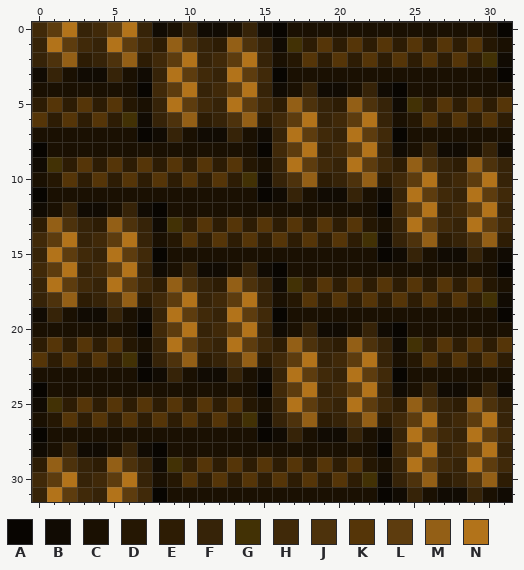
One commit to this pixel-art sprite: assets/underworldtiles/woodenPlank.png. The first picture shows the starting point.
The file is 32x32 pixels. Colours within 5 levels of each other are drawn and written as one.
Palette (. is transparent): A #080501  B #110b03  C #1a1002  D #251703  E #2d1c04  F #362308  G #423105  H #402909  J #4d320c  K #553508  L #5d3c0e  M #935f16  N #b2731a
Now the later version:
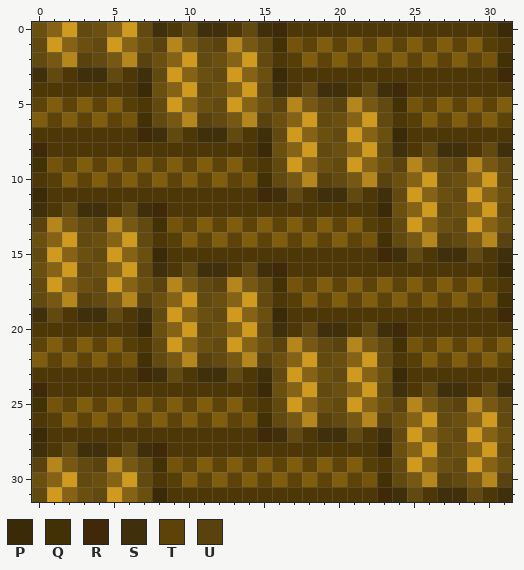
Colours new in this view: P #3a2a07  Q #423105  R #402909  S #402f0b  T #5d4308  U #5a420e
Difference:
colour C: #1a1002 -> #4d3706
colour D: #251703 -> #563e07
colour F: #362308 -> #62490f
colour G: #423105 -> #73540a
colour H: #402909 -> #6b4f0f
colour J: #4d320c -> #765812
colour K: #553508 -> #805d0c
colour L: #5d3c0e -> #856214
colour M: #935f16 -> #b5861b
colour N: #b2731a -> #d09a1e
Changed rows in their new state; - is a pixel that keeps its letter.
first column x 0:
 0 --------S--SS--SR--------------P
 1 --------U---U---Q-T-T-T-T-T-T---
 2 ---U---U-----------T-T-T-T-T-T-Q
 3 S--SS--S--------P--------------R
 4 -------P--------S--SS--SR-------
 5 T-T-T-----------U---U---Q-T-T-T-
 6 -T-T-T-Q---U---U-----------T-T-T
 7 -------RS--SS--S--------P-------
 8 R--------------P--------S--SS--S
 9 Q-T-T-T-T-T-T-----------U---U---
10 ---T-T-T-T-T-T-Q---U---U--------
11 P--------------RS--SS--S--------
12 S--SS--SR--------------P--------
13 U---U---Q-T-T-T-T-T-T-----------
14 -----------T-T-T-T-T-T-Q---U---U
15 --------P--------------RS--SS--S
16 --------S--SS--SR--------------P
17 --------U---U---Q-T-T-T-T-T-T---
18 ---U---U-----------T-T-T-T-T-T-Q
19 S--SS--S--------P--------------R
20 -------P--------S--SS--SR-------
21 T-T-T-----------U---U---Q-T-T-T-
22 -T-T-T-Q---U---U-----------T-T-T
23 -------RS--SS--S--------P-------
24 R--------------P--------S--SS--S
25 Q-T-T-T-T-T-T-----------U---U---
26 ---T-T-T-T-T-T-Q---U---U--------
27 P--------------RS--SS--S--------
28 S--SS--SR--------------P--------
29 U---U---Q-T-T-T-T-T-T-----------
30 -----------T-T-T-T-T-T-Q---U---U
31 --------P--------------RS--SS--S
Changed places in both pictures, as pixel boxes (x1, y1, x2, y2):
changed: (32, 22, 512, 502)
